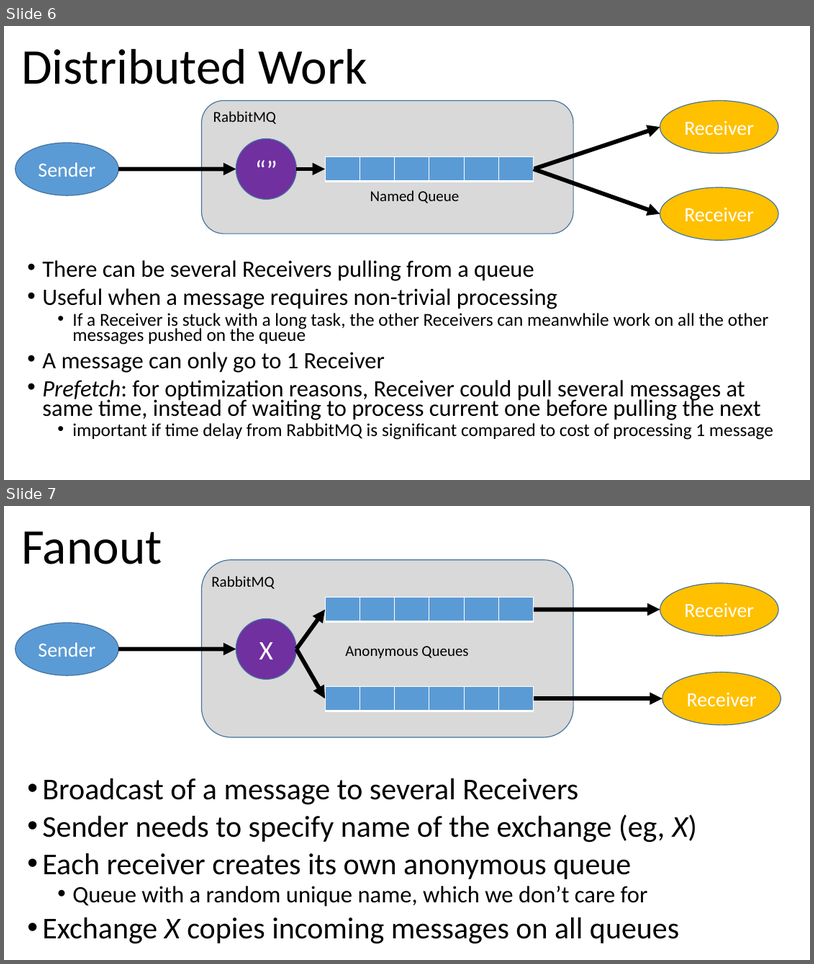
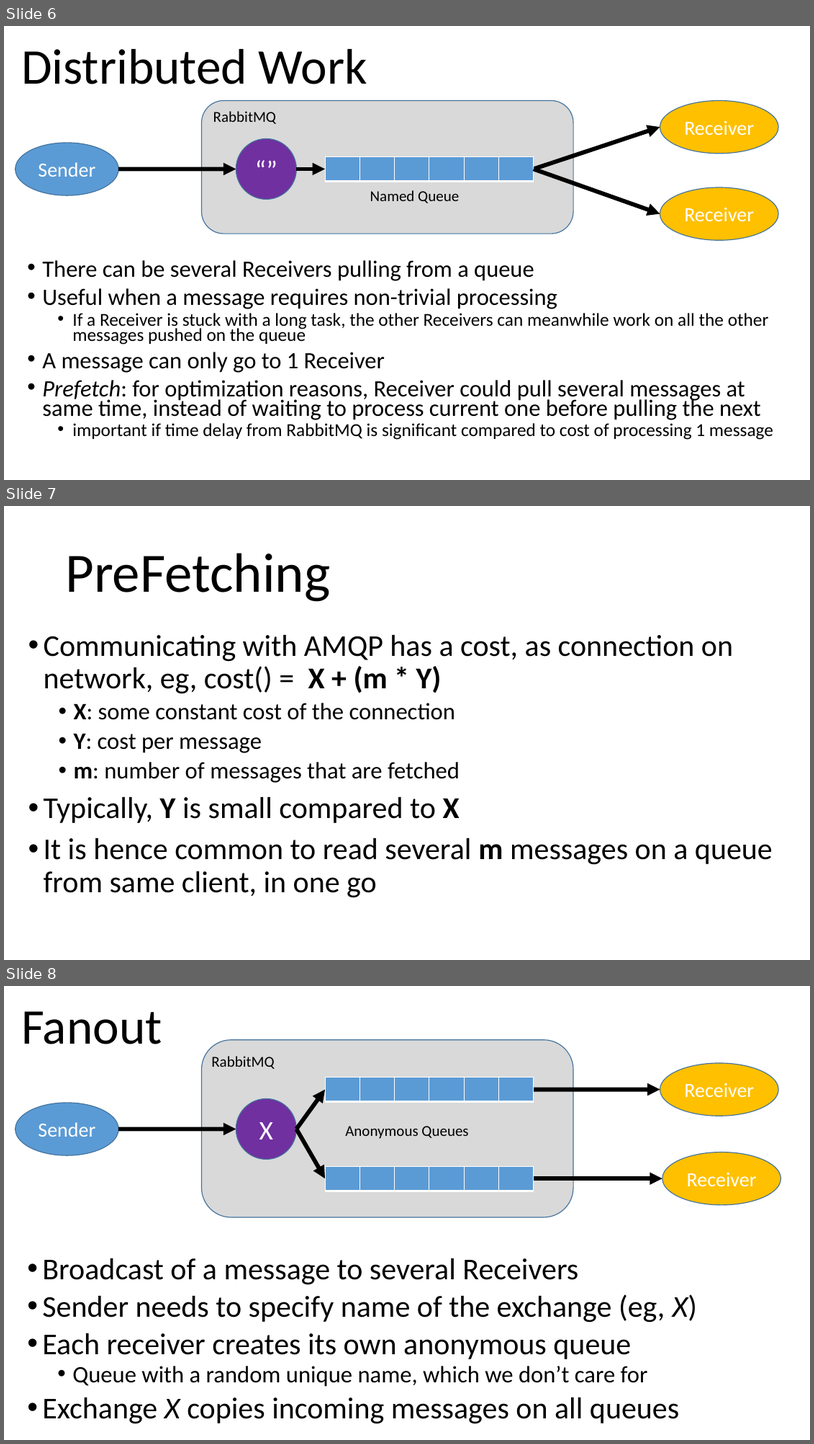
Before and after one commit to arcuri82/testing_security_development_enterprise_systems, a slide deck: doc/advanced/slides/lesson_10.pptx. Shown one above the other, each under a label of ours: slides 6 and 7 before the commit, slides 6, 7 and 8 after it. The pictures are 814x964 and 814x1444 pixels, drawn with LibreOffice and Linux fonts; fonts in the diff are those of the drawing. Boxes give left, top, right and bottom in pixels: in the first picture for what was removed or moved away, otherwise in the second. Text is boxed around its words. In the diff, an @@ line names an element or a change of style, - is before the commit and + after.

Commit message:
updated class on AMQP

```diff
--- a/doc/advanced/slides/lesson_10.pptx
+++ b/doc/advanced/slides/lesson_10.pptx
@@ slide 7 added at <box>4,506,810,960</box>, background #FFFFFF @@
@@ title added at <box>65,553,330,602</box>, 66 pt, text #000000 @@
+PreFetching
@@ text added at <box>44,635,773,898</box>, 36 pt, text #000000 @@
+• Communicating with AMQP has a cost, as connection on network, eg, cost() = X + (m * Y)
+  • X: some constant cost of the connection
+  • Y: cost per message
+  • m: number of messages that are fetched
+• Typically, Y is small compared to X
+• It is hence common to read several m messages on a queue from same client, in one go
@@ what was slide 7 is now slide 8 @@
```
Also in this commit, not shown: 17 other files.
